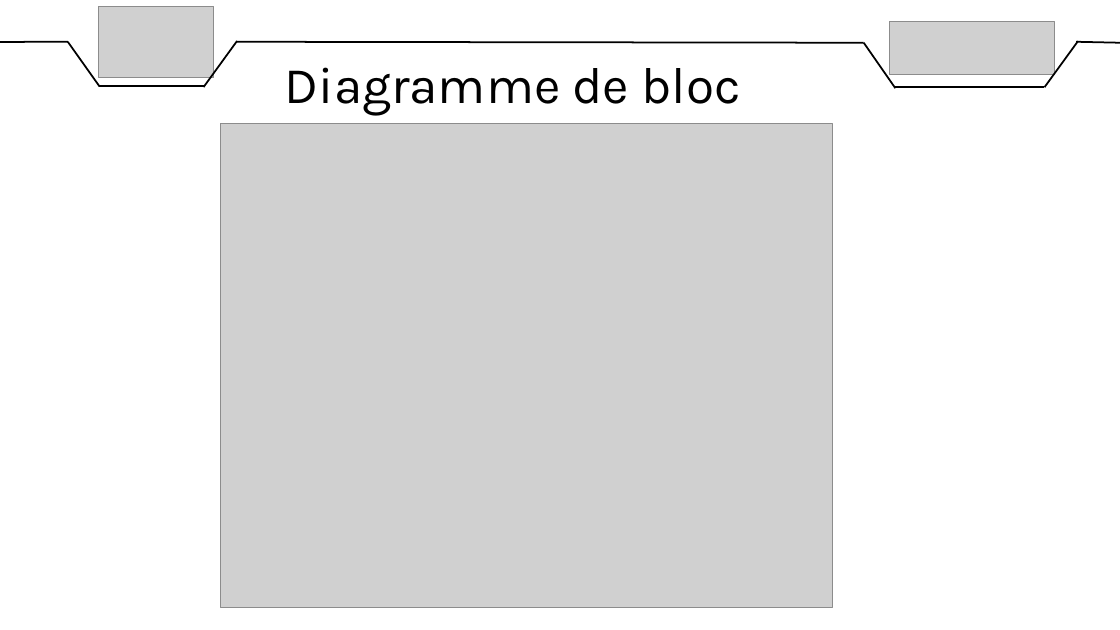
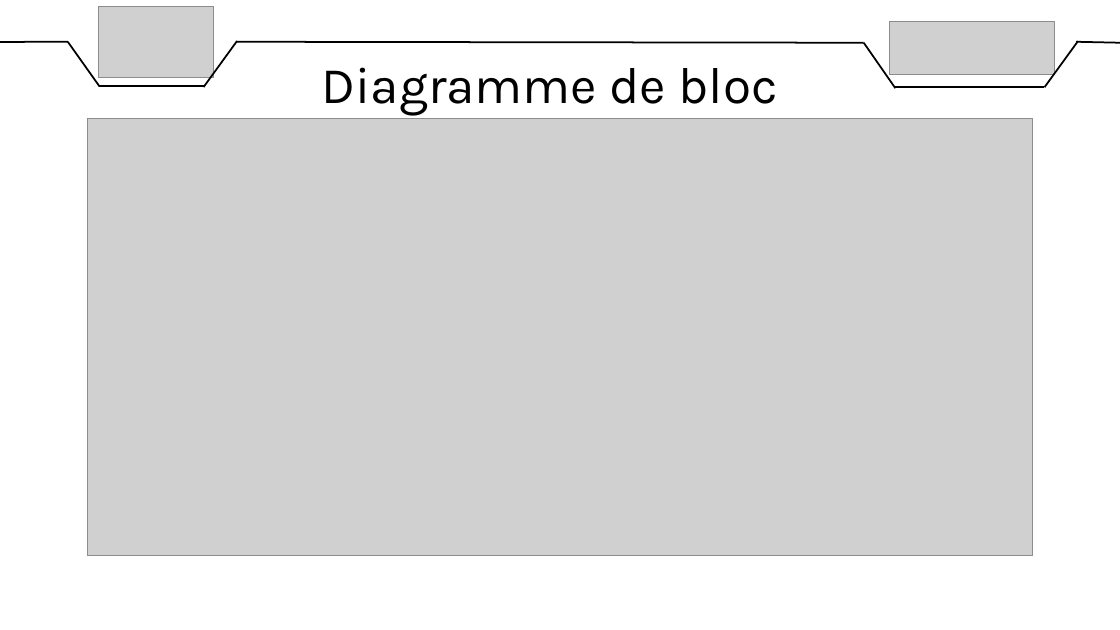
Before and after one commit to DylanChe/SupervisionSerre, a slide deck: slide 5 of oral_projet/revue_2/diaporama_revue_2_samuel.pptx. Drawn at 1120x630 pixels with LibreOffice and Linux fonts; fonts in the diff are those of the drawing; grey boxes stand for pictures. Boxes give left, top, right and bottom in pixels: in the first picture for what was removed or moved away, otherwise in the second. Text is boxed around its words. In the diff, an @@ line names an element or a change of style, - is before the commit and + after.

```diff
--- a/oral_projet/revue_2/diaporama_revue_2_samuel.pptx
+++ b/oral_projet/revue_2/diaporama_revue_2_samuel.pptx
@@ text "Diagramme de bloc": place and size @@
-text "Diagramme de bloc" at (285, 67, 740, 115)
+text "Diagramme de bloc" at (322, 67, 777, 116)
@@ picture: place and size @@
-picture at (220, 124, 832, 607)
+picture at (87, 118, 1033, 556)
```
Also in this commit, not shown: 2 other slides changed, 5 slides added, 1 slide removed.
